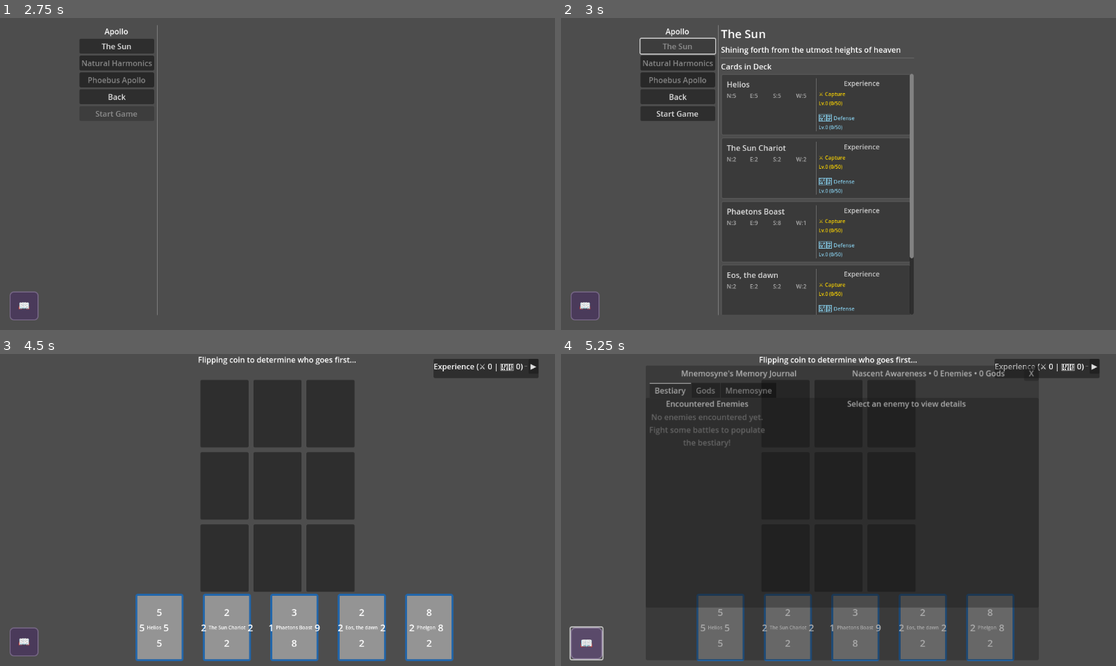
Above: before the commit, frames 1-4 (two rows, left to right).
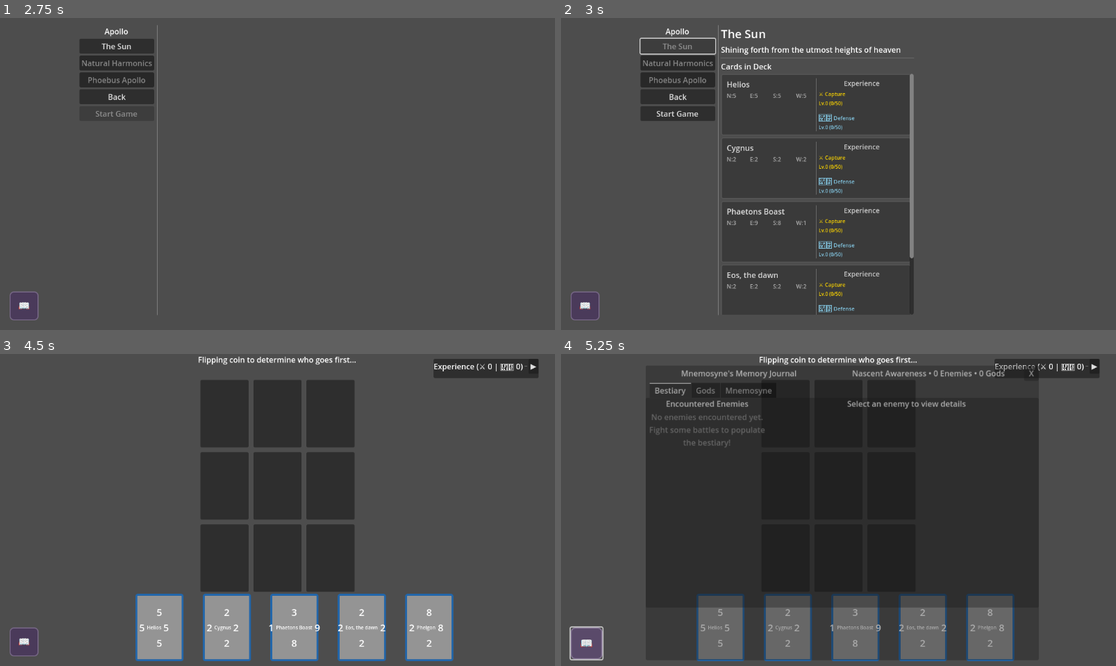
Above: after the commit, the same moments.

Repository: leslieharding/Mnemosyne
Game: Godot game, scene res://Scenes/MainMenu.tscn
The game is run twice, just before and just after one commit, with the same random seed, the same clock (stepped at 60 frames per second) and the same inputs.
Inputs:
- Up to frame 1 (2.75 s): click "New Game" at 0.5 s; click "New Game" at 1.25 s; click "Apollo" at 2 s
- Up to frame 2 (3 s): click "The Sun" at 2.75 s
- Up to frame 3 (4.5 s): click "Start Game" at 3.5 s; click "Battle Shadow Acolyte" at 4.25 s
- Up to frame 4 (5.25 s): click "📖" at 5 s

Frame 1 is identical in both runs. In frame 2, 0.1% of the frame differs, in the area x 29-41%, y 40-44%; in frame 3, less than 0.1%; in frame 4, less than 0.1%.

Commit message:
adding flash on capture

Diff:
--- a/Resources/Collections/Apollo.tres
+++ b/Resources/Collections/Apollo.tres
@@ -36,9 +36,9 @@
 
 [sub_resource type="Resource" id="Resource_w7xgs"]
 script = ExtResource("1_vqrrp")
-card_name = "The Sun Chariot"
+card_name = "Cygnus"
 values = Array[int]([2, 2, 2, 2])
-description = "Helios graces us with his presence"
+description = "Oh dont listen to him Phaeton"
 abilities = Array[ExtResource("2_cm1c1")]([SubResource("Resource_bj61k")])
 metadata/_custom_type_script = "uid://lhqcxql28o5c"
 
--- a/Scripts/apollo_game.gd
+++ b/Scripts/apollo_game.gd
@@ -40,6 +40,7 @@
 # Game managers
 var turn_manager: TurnManager
 var opponent_manager: OpponentManager
+var visual_effects_manager: VisualEffectsManager
 
 # State management to prevent multiple opponent turns
 var opponent_is_thinking: bool = false
@@ -142,6 +143,10 @@
 	# Create opponent manager
 	opponent_manager = OpponentManager.new()
 	add_child(opponent_manager)
+
+	# Create visual effects manager
+	visual_effects_manager = VisualEffectsManager.new()
+	add_child(visual_effects_manager)
 
 	# Connect opponent manager signals
 	opponent_manager.opponent_card_placed.connect(_on_opponent_card_placed)
@@ -254,6 +259,17 @@
 		else:
 			print("Opponent already thinking, skipping turn start")
 
+func get_card_display_at_position(grid_index: int) -> CardDisplay:
+	if grid_index < 0 or grid_index >= grid_slots.size():
+		return null
+
+	var slot = grid_slots[grid_index]
+	if slot.get_child_count() > 0:
+		var child = slot.get_child(0)
+		if child is CardDisplay:
+			return child
+
+	return null
 
 # Make boss prediction for the current turn
 func make_boss_prediction():
@@ -377,6 +393,7 @@
 		grid_ownership[grid_index] = new_owner
 		print("Card at slot ", grid_index, " ownership changed to ", "Player" if new_owner == Owner.PLAYER else "Opponent")
 
+# This replaces the existing resolve_combat function in apollo_game.gd (around lines 210-280)
 # This replaces the existing resolve_combat function in apollo_game.gd (around lines 210-280)
 
 func resolve_combat(grid_index: int, attacking_owner: Owner, attacking_card: CardResource):
@@ -422,6 +439,12 @@
 					if my_value > their_value:
 						print("Captured card at slot ", adj_index, "!")
 						captures.append(adj_index)
+
+						# VISUAL EFFECT: Flash the attacking card's edge
+						var attacking_card_display = get_card_display_at_position(grid_index)
+						if attacking_card_display:
+							var is_player_attack = (attacking_owner == Owner.PLAYER)
+							visual_effects_manager.show_capture_flash(attacking_card_display, direction.my_value_index, is_player_attack)
 
 						# Award capture experience if it's a player card attacking
 						if attacking_owner == Owner.PLAYER:
--- /dev/null
+++ b/Scripts/visual_effects_manager.gd
@@ -0,0 +1,93 @@
+# res://Scripts/visual_effects_manager.gd
+extends Node
+class_name VisualEffectsManager
+
+# Flash configuration
+const FLASH_DURATION: float = 0.4
+const FLASH_COLOR: Color = Color.WHITE
+const PLAYER_FLASH_COLOR: Color = Color("#4499FF")  # Blue for player
+const OPPONENT_FLASH_COLOR: Color = Color("#FF4444")  # Red for opponent
+
+func _ready():
+	pass
+
+# Main function to trigger capture flash effect
+func show_capture_flash(attacking_card_display: CardDisplay, attack_direction: int, is_player: bool = true):
+	if not attacking_card_display:
+		print("VisualEffectsManager: No card display provided for flash effect")
+		return
+
+	# Determine which edge to flash based on attack direction
+	var edge_to_flash = get_flash_edge_from_direction(attack_direction)
+
+	# Choose color based on who is attacking
+	var flash_color = PLAYER_FLASH_COLOR if is_player else OPPONENT_FLASH_COLOR
+
+	# Trigger the flash
+	flash_card_edge(attacking_card_display, edge_to_flash, flash_color)
+
+	print("VisualEffectsManager: Flashing ", get_direction_name(attack_direction), " edge of card")
+
+# Convert attack direction to the edge that should flash
+func get_flash_edge_from_direction(direction: int) -> String:
+	match direction:
+		0: return "south"  # Attacking north, so flash south edge of attacker
+		1: return "west"   # Attacking east, so flash west edge of attacker
+		2: return "north"  # Attacking south, so flash north edge of attacker
+		3: return "east"   # Attacking west, so flash east edge of attacker
+		_: return "north"  # Default fallback
+
+# Create and animate the flash effect on a specific edge
+func flash_card_edge(card_display: CardDisplay, edge: String, color: Color):
+	if not card_display or not card_display.panel:
+		return
+
+	# Create the flash overlay
+	var flash_rect = ColorRect.new()
+	flash_rect.color = color
+	flash_rect.modulate.a = 0.0  # Start transparent
+
+	# Position and size the flash based on edge
+	setup_flash_rect_for_edge(flash_rect, edge, card_display.panel.size)
+
+	# Add to the card (on top of everything)
+	card_display.panel.add_child(flash_rect)
+	flash_rect.z_index = 10  # Ensure it's on top
+
+	# Animate the flash
+	var tween = create_tween()
+
+	# Fade in quickly
+	tween.tween_property(flash_rect, "modulate:a", 0.7, FLASH_DURATION * 0.3)
+	# Fade out
+	tween.tween_property(flash_rect, "modulate:a", 0.0, FLASH_DURATION * 0.7)
+
+	# Clean up when done
+	tween.tween_callback(func(): flash_rect.queue_free())
+
+# Set up the flash rectangle for a specific edge
+func setup_flash_rect_for_edge(flash_rect: ColorRect, edge: String, card_size: Vector2):
+	var thickness = 4  # How thick the flash edge should be
+
+	match edge:
+		"north":
+			flash_rect.position = Vector2(0, 0)
+			flash_rect.size = Vector2(card_size.x, thickness)
+		"south":
+			flash_rect.position = Vector2(0, card_size.y - thickness)
+			flash_rect.size = Vector2(card_size.x, thickness)
+		"west":
+			flash_rect.position = Vector2(0, 0)
+			flash_rect.size = Vector2(thickness, card_size.y)
+		"east":
+			flash_rect.position = Vector2(card_size.x - thickness, 0)
+			flash_rect.size = Vector2(thickness, card_size.y)
+
+# Helper function for debug output
+func get_direction_name(direction: int) -> String:
+	match direction:
+		0: return "North"
+		1: return "East"
+		2: return "South"
+		3: return "West"
+		_: return "Unknown"
Not shown, added: Scripts/visual_effects_manager.gd.uid
